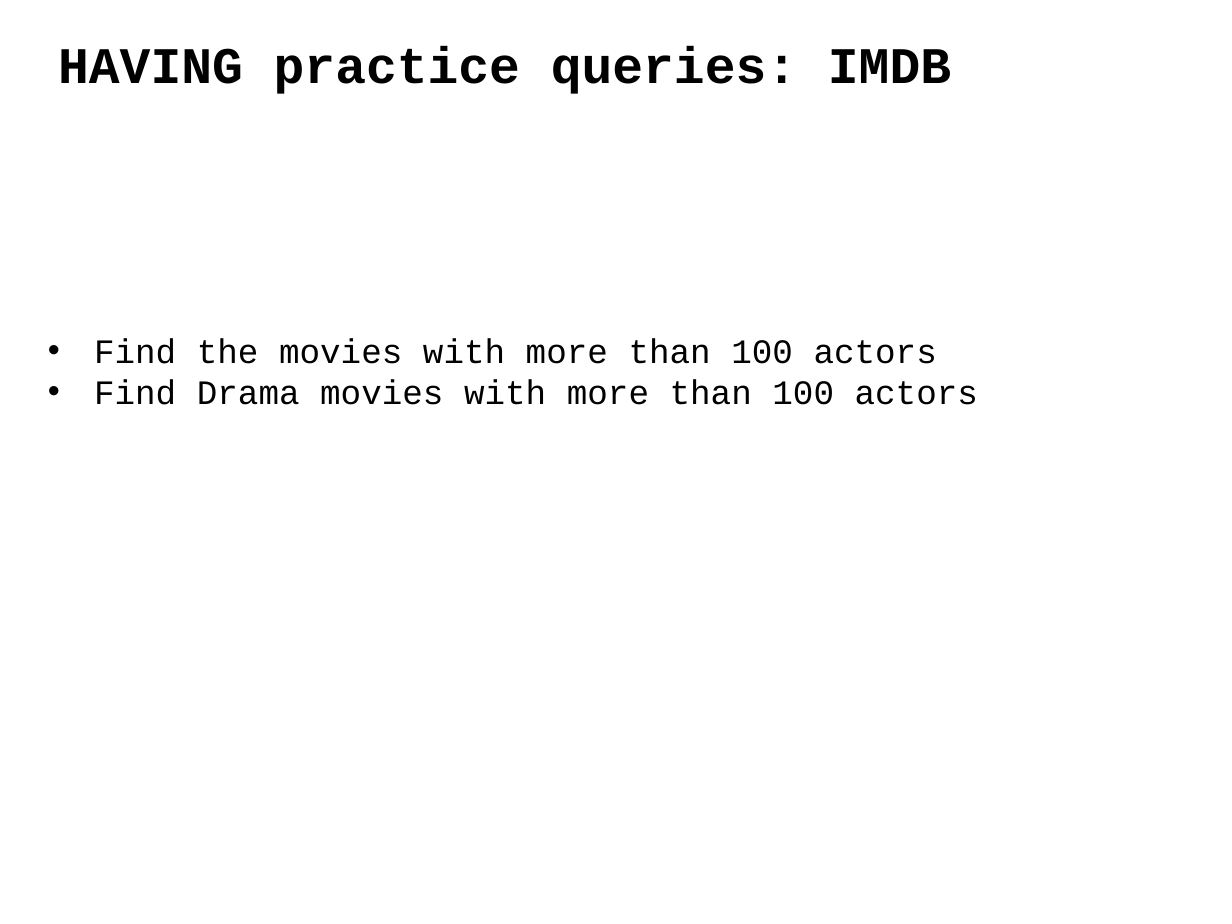
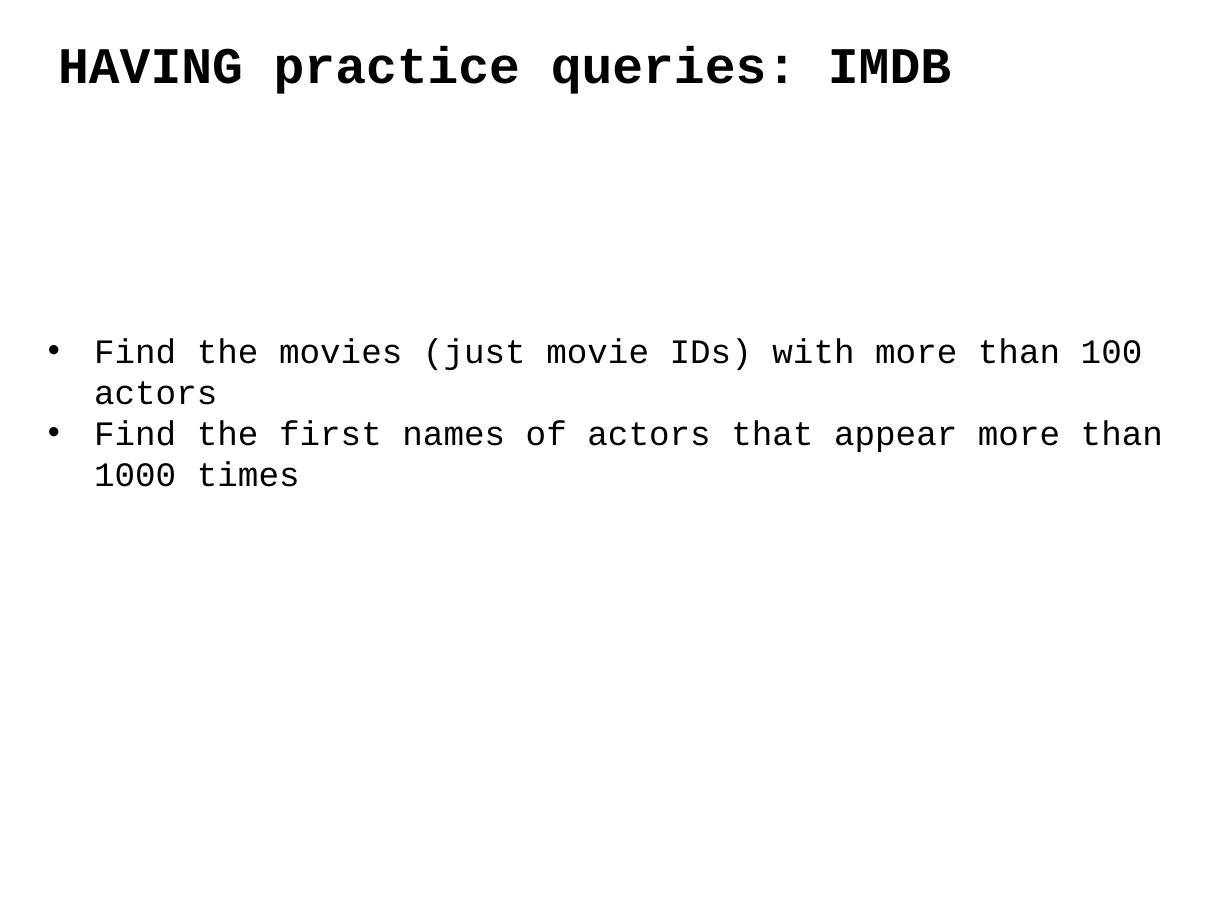
Before and after one commit to ipeirotis/introduction-to-databases, a slide deck: slide 64 of C-SQL.pptx. Drawn at 1232x924 pixels with LibreOffice and Linux fonts; fonts in the diff are those of the drawing. Boxes give left, top, right and bottom in pixels: in the first picture for what was removed or moved away, otherwise in the second. Text is boxed around its words. In the diff, an @@ line names an element or a change of style, - is before the commit and + after.

```diff
--- a/C-SQL.pptx
+++ b/C-SQL.pptx
@@ text at (x1=94, y1=338, x2=1163, y2=452): text changed @@
-• Find the movies with more than 100 actors
-• Find Drama movies with more than 100 actors
+• Find the movies (just movie IDs) with more than 100 actors
+• Find the first names of actors that appear more than 1000 times
```
Also in this commit, not shown: 14 other slides changed, 10 slides added, 1 slide removed.
